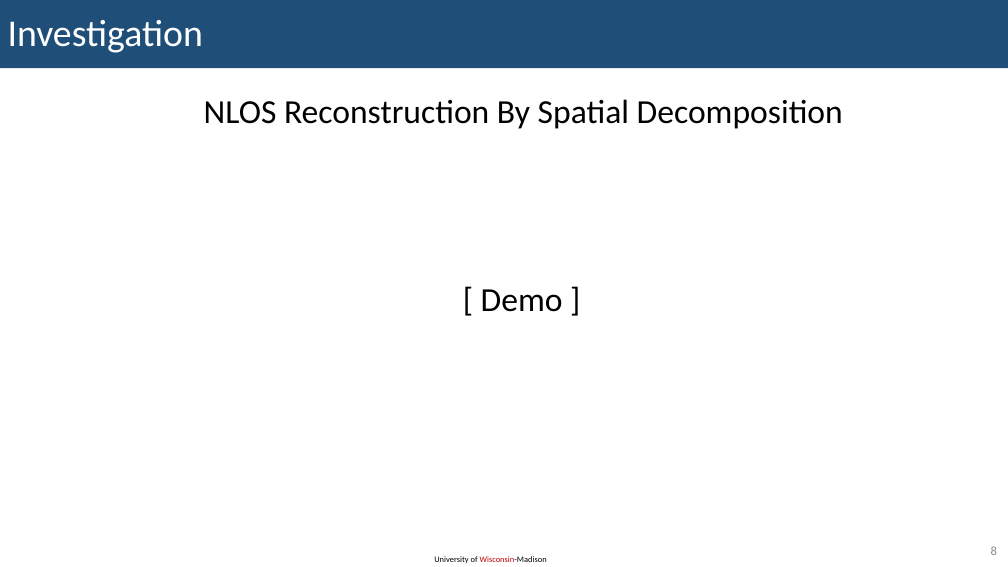
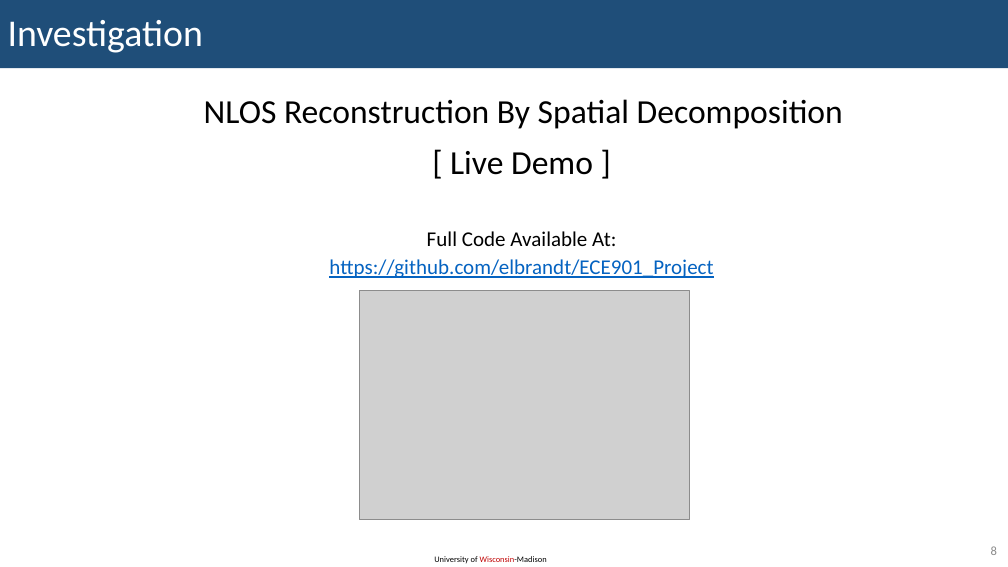
Before and after one commit to elbrandt/ECE901_Project, a slide deck: slide 8 of Presentation/BrandtEric_ECE901_FinalPresentation.pptx. Drawn at 1008x567 pixels with LibreOffice and Linux fonts; fonts in the diff are those of the drawing; grey boxes stand for pictures. Boxes give left, top, right and bottom in pixels: in the first picture for what was removed or moved away, otherwise in the second. Text is boxed around its words. In the diff, an @@ line names an element or a change of style, - is before the commit and + after.

```diff
--- a/Presentation/BrandtEric_ECE901_FinalPresentation.pptx
+++ b/Presentation/BrandtEric_ECE901_FinalPresentation.pptx
@@ text at (329, 151, 713, 278): text changed; size 32 to 20 pt; text colour #000000 to #0563C1 @@
-  [ Demo ]
+  [ Live Demo ]
+  Full Code Available At:
+  https://github.com/elbrandt/ECE901_Project
@@ picture added at (359, 291, 690, 520) @@
```
Also in this commit, not shown: 4 other slides changed, 1 other file.
